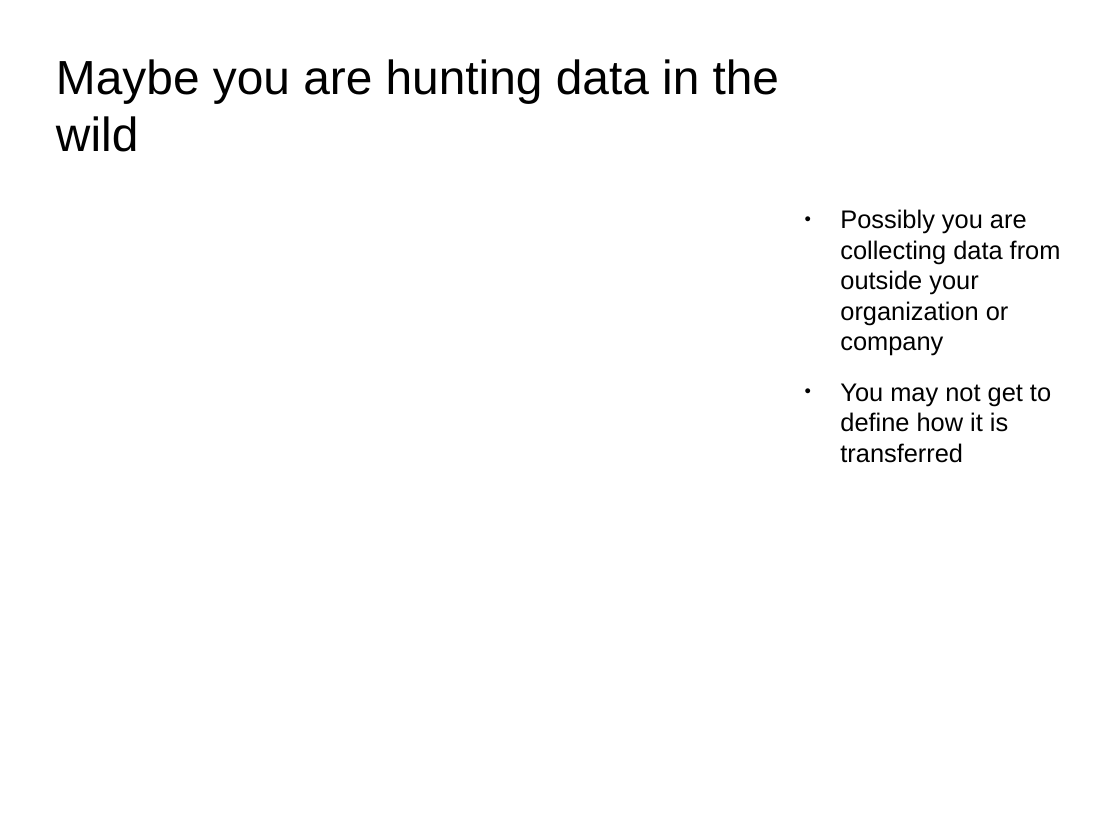
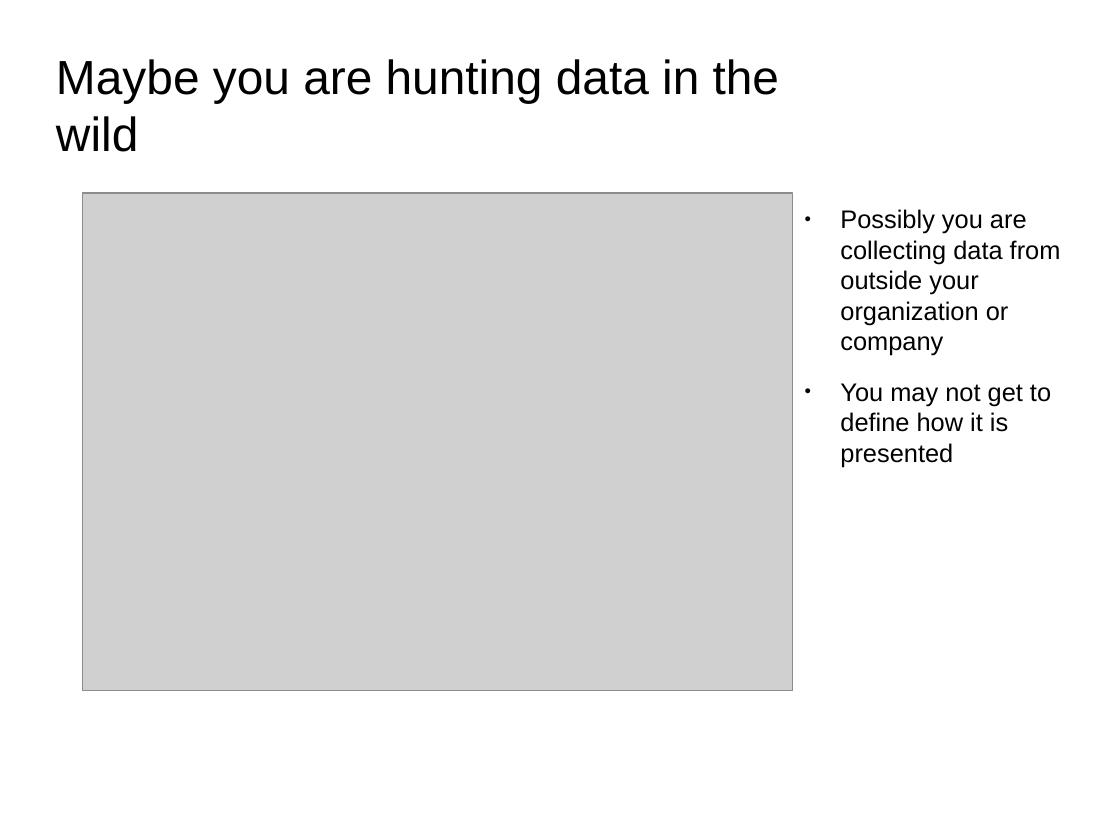
Before and after one commit to jandrew/Spreadsheet-XLSX-Reader-LibXML, a slide deck: slide 5 of SVPerlTalk.odp. Drawn at 1120x840 pixels with LibreOffice and Linux fonts; fonts in the diff are those of the drawing; grey boxes stand for pictures; background and template pictures are left out. Boxes give left, top, right and bottom in pixels: in the first picture for what was removed or moved away, otherwise in the second. Text is boxed around its words. In the diff, an @@ line names an element or a change of style, - is before the commit and + after.

```diff
--- a/SVPerlTalk.odp
+++ b/SVPerlTalk.odp
@@ picture added at (82,193,793,691) @@
@@ text at (840,383,1051,467): text changed @@
-● You may not get to define how it is transferred
+● You may not get to define how it is presented
```
Also in this commit, not shown: 3 other slides changed, 3 slides added, 7 other files.
